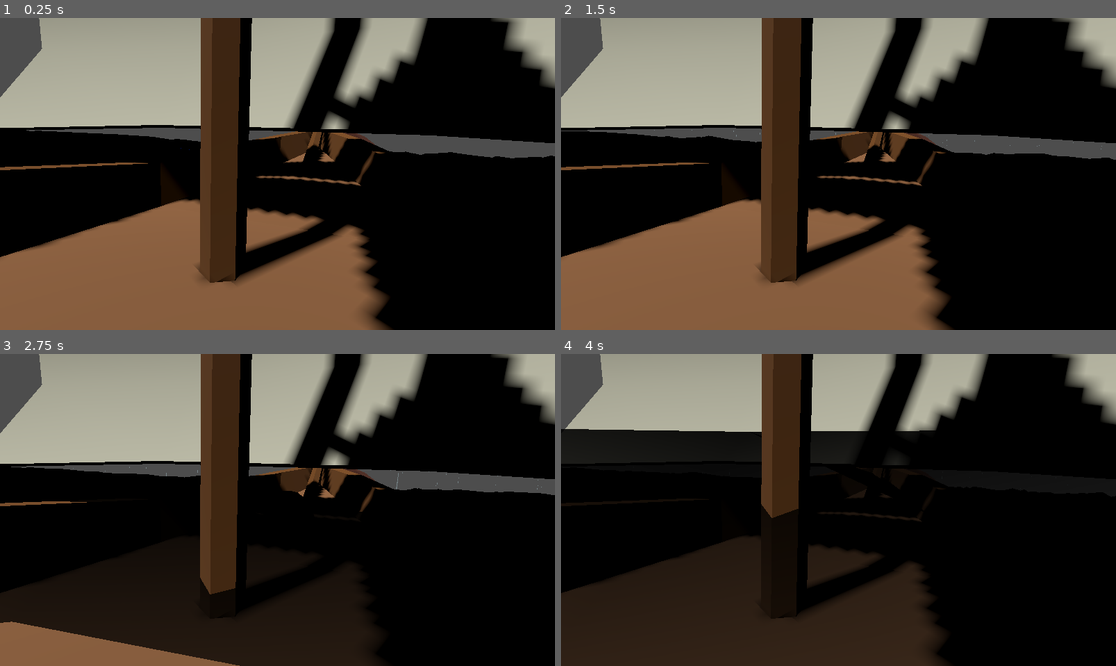
Above: before the commit, frames 1-4 (two rows, left to right).
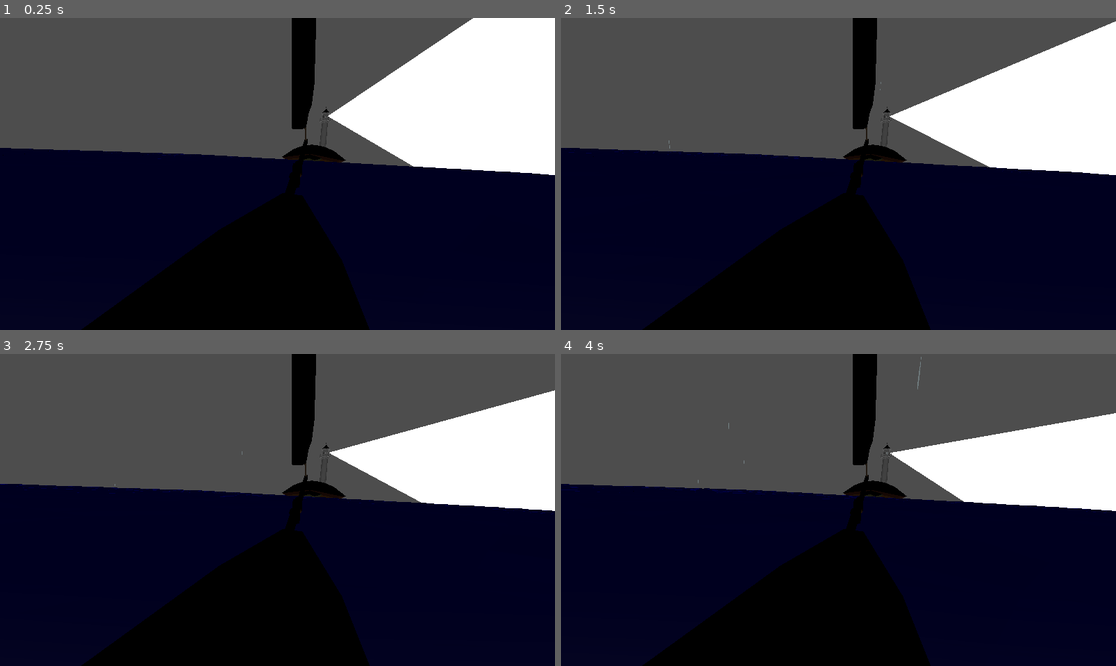
Above: after the commit, the same moments.

Repository: Salach-Malejkum/brackeys-game-jam
Game: Godot game, scene res://Scenes/enviroment.tscn
Two runs of this game, one before a commit and one after it. Both use one fixed random seed, a clock stepped at 60 frames per second and the inputs below. This scene is started directly instead of the project's main scene.
Inputs (mouse positions are in pixels of both pictures, inside the frame that each line leads up to):
- Up to frame 1 (0.25 s): no input
- Up to frame 2 (1.5 s): move the mouse to (960, 158) at 0.52 s; hold D (right) 0.53-1.28 s; hold Right mouse button (fishing) 0.53-1.28 s; tap Space (jump) at 0.77 s; move the mouse to (727, 189) at 1.27 s; hold S (down) from 1.28 s (still down); right-click (727, 189) at 1.35 s
- Up to frame 3 (2.75 s): tap Space (jump) at 1.52 s; move the mouse to (333, 441) at 2.02 s; release S (down) at 2.03 s; hold D (right) from 2.03 s (still down); hold Right mouse button (fishing) from 2.03 s (still down)
- Up to frame 4 (4 s): move the mouse to (810, 572) at 2.77 s; release D (right) at 2.78 s; release Right mouse button (fishing) at 2.78 s; hold W (up) 2.78-3.53 s; right-click (810, 572) at 2.85 s; tap Space (jump) at 3.02, 3.77 s; move the mouse to (1005, 556) at 3.52 s; hold A (left) from 3.53 s (still down); hold Right mouse button (fishing) from 3.53 s (still down)

The runs differ from the first frame. In frame 1, 95% of the frame differs, in the area x 0-100%, y 0-100%; in frame 2, 95%; in frame 3, 90%; in frame 4, 94%.

Commit message:
env finally works

Diff:
--- a/Materials/water.tres
+++ b/Materials/water.tres
@@ -3,10 +3,10 @@
 [ext_resource type="Shader" path="res://Shaders/water.gdshader" id="1_ch62t"]
 
 [sub_resource type="ShaderMaterial" id="ShaderMaterial_fwi4a"]
-render_priority = 0
+render_priority = 3
 shader = ExtResource("1_ch62t")
 shader_parameter/out_color = Color(0.0527653, 0.156896, 0.656019, 1)
-shader_parameter/amount = 1.24
+shader_parameter/amount = 1.024
 shader_parameter/beer_factor = 2.0
 
 [resource]
--- a/Scenes/enviroment.tscn
+++ b/Scenes/enviroment.tscn
@@ -7,6 +7,9 @@
 [ext_resource type="PlaneMesh" uid="uid://hmn3tgjvdi3q" path="res://Materials/water.tres" id="5_ljxfl"]
 [ext_resource type="PackedScene" uid="uid://cqxkl88v2oa3h" path="res://Art/turtle.tscn" id="6_vi53w"]
 [ext_resource type="PackedScene" uid="uid://rw73428yy0a2" path="res://Art/Sloop.fbx" id="7_276x1"]
+[ext_resource type="Script" path="res://Scripts/lantern_spinning.gd" id="7_tql7v"]
+[ext_resource type="Shader" path="res://Shaders/lantern_shit.gdshader" id="8_jowac"]
+[ext_resource type="Script" path="res://Scripts/lantern.gd" id="9_cjp33"]
 
 [sub_resource type="Curve" id="Curve_gu74s"]
 _data = [Vector2(0, 0), 0.0, 0.0, 0, 0, Vector2(0.127688, 1), 0.0, 0.0, 0, 0, Vector2(1, 0.775276), 0.0, 0.0, 0, 0]
@@ -33,24 +36,24 @@
 shader = ExtResource("2_7vwwl")
 shader_parameter/clouds_samples = 32
 shader_parameter/shadow_sample = 4
-shader_parameter/clouds_density = 0.4
+shader_parameter/clouds_density = 0.7
 shader_parameter/clouds_scale = 1.0
 shader_parameter/clouds_smoothness = 0.03
-shader_parameter/clouds_light_color = Color(0.707967, 0.707967, 0.707967, 1)
+shader_parameter/clouds_light_color = Color(0.429031, 0.429031, 0.429031, 1)
 shader_parameter/clouds_shadow_intensity = 1.0
 shader_parameter/cloud_shape_sampler = SubResource("NoiseTexture2D_0y67c")
 shader_parameter/cloud_noise_sampler = SubResource("NoiseTexture2D_l60yf")
 shader_parameter/cloud_curves = SubResource("CurveTexture_4m6nc")
 shader_parameter/high_clouds_density = 0.2
 shader_parameter/high_clouds_sampler = SubResource("NoiseTexture2D_6jc8c")
-shader_parameter/top_color = Color(0.34902, 0.588235, 1, 1)
-shader_parameter/bottom_color = Color(4.79382e-05, 0.165975, 0.533271, 1)
+shader_parameter/top_color = Color(2.26215e-06, 0.180779, 0.481921, 1)
+shader_parameter/bottom_color = Color(2.95523e-05, 0.126057, 0.427001, 1)
 shader_parameter/sun_scatter = Color(0.298039, 0.298039, 0.298039, 1)
-shader_parameter/astro_tint = Color(0.905882, 0.788235, 0.627451, 1)
+shader_parameter/astro_tint = Color(0.703512, 0.823905, 0.939543, 1)
 shader_parameter/astro_scale = 9.0
 shader_parameter/astro_intensity = 3.0
 shader_parameter/astro_sampler = ExtResource("3_r8cva")
-shader_parameter/stars_intensity = 1.6
+shader_parameter/stars_intensity = 0.0
 shader_parameter/shooting_stars_intensity = 0.0
 shader_parameter/shooting_star_tint = null
 
@@ -59,13 +62,14 @@
 
 [sub_resource type="Environment" id="Environment_vm3u5"]
 background_mode = 2
+background_energy_multiplier = 0.1
 sky = SubResource("Sky_atuqq")
 volumetric_fog_enabled = true
 volumetric_fog_density = 0.0
 
 [sub_resource type="ParticleProcessMaterial" id="ParticleProcessMaterial_wk7ng"]
 emission_shape = 3
-emission_box_extents = Vector3(100, 0.5, 100)
+emission_box_extents = Vector3(20, 0.5, 20)
 direction = Vector3(0, -1, 0)
 spread = 5.0
 initial_velocity_min = 15.0
@@ -94,19 +98,35 @@
 size = 0.3
 curve = SubResource("Curve_dl7rp")
 
+[sub_resource type="ShaderMaterial" id="ShaderMaterial_4h6b8"]
+render_priority = 0
+shader = ExtResource("8_jowac")
+
+[sub_resource type="CylinderMesh" id="CylinderMesh_hcaa2"]
+material = SubResource("ShaderMaterial_4h6b8")
+top_radius = 0.01
+bottom_radius = 0.01
+height = 0.03
+
 [node name="Enviroment" type="Node3D"]
 script = ExtResource("1_pe1sj")
 
 [node name="WorldEnvironment" type="WorldEnvironment" parent="."]
 environment = SubResource("Environment_vm3u5")
 
-[node name="DirectionalLight3D" type="DirectionalLight3D" parent="."]
-transform = Transform3D(-0.866023, -0.433016, 0.250001, 0, 0.499998, 0.866027, -0.500003, 0.749999, -0.43301, 0, 0, 0)
+[node name="Sun_Moon" type="DirectionalLight3D" parent="."]
+transform = Transform3D(-0.877983, -0.478692, -2.38175e-07, -0.255903, 0.46936, -0.845113, 0.404549, -0.741994, -0.534588, 0, 0, 0)
+light_energy = 0.1
 shadow_enabled = true
 
-[node name="GPUParticles3D" type="GPUParticles3D" parent="."]
-transform = Transform3D(1, 0, 0, 0, 1, 0, 0, 0, 1, 0, 11.796, 0)
-amount = 1
+[node name="Camera3D" type="Camera3D" parent="."]
+transform = Transform3D(-0.955633, 0.0866054, -0.281541, 0.0500134, 0.989629, 0.134661, 0.290284, 0.114606, -0.950053, -6.48461, 1.96263, 5.98505)
+fov = 100.0
+
+[node name="Rain" type="GPUParticles3D" parent="Camera3D"]
+transform = Transform3D(-0.955633, 0.0500133, 0.290284, 0.0866054, 0.989628, 0.114606, -0.281541, 0.134661, -0.950053, -0.166046, 6.40386, 6.51029)
+amount = 10000
+amount_ratio = 0.0
 lifetime = 0.67
 randomness = 0.89
 visibility_aabb = AABB(-50, -12, -50, 100, 20, 100)
@@ -115,17 +135,43 @@
 process_material = SubResource("ParticleProcessMaterial_wk7ng")
 draw_pass_1 = SubResource("RibbonTrailMesh_513cm")
 
-[node name="MeshInstance3D" type="MeshInstance3D" parent="."]
+[node name="Waves" type="MeshInstance3D" parent="Camera3D"]
+transform = Transform3D(-0.955633, 0.0500134, 0.290284, 0.0866054, 0.989629, 0.114606, -0.281541, 0.134661, -0.950053, -8.03243, -2.06659, 3.59614)
 mesh = ExtResource("5_ljxfl")
+skeleton = NodePath("../..")
 
-[node name="GPUParticlesCollisionBox3D" type="GPUParticlesCollisionBox3D" parent="MeshInstance3D"]
-size = Vector3(100, 1, 100)
-
-[node name="Camera3D" type="Camera3D" parent="."]
-transform = Transform3D(-0.955633, 0.0866055, -0.281541, 0.0500134, 0.989629, 0.134662, 0.290284, 0.114606, -0.950053, -6.48461, 0.785395, 3.9239)
+[node name="GPUParticlesCollisionBox3D" type="GPUParticlesCollisionBox3D" parent="Camera3D/Waves"]
+transform = Transform3D(1, 4.44089e-16, 0, 0, 1, 0, 3.55271e-15, -1.77636e-15, 1, -5.91296, 0, 4.79029)
+size = Vector3(20, 1, 20)
 
 [node name="Turtle" parent="." instance=ExtResource("6_vi53w")]
 transform = Transform3D(100, 0, 0, 0, 100, 0, 0, 0, 100, 0, 0, 167.637)
+script = ExtResource("7_tql7v")
+
+[node name="Lantern" type="MeshInstance3D" parent="Turtle"]
+transform = Transform3D(0.243146, 0.852553, 1.72073, -2.51131, -0.0390854, 0.550111, 0.451126, -0.677085, 2.1349, -0.10579, 0.466912, -0.02947)
+mesh = SubResource("CylinderMesh_hcaa2")
+
+[node name="SpotLight3D" type="SpotLight3D" parent="Turtle/Lantern"]
+transform = Transform3D(0.00390154, 2.71041e-05, 1.50152e-05, -3.82233e-05, 0.00915087, -0.000385535, -1.3156e-05, 0.000196307, 0.0035784, -0.00433061, -0.00310802, -0.0111212)
+light_energy = 16.0
+light_indirect_energy = 16.0
+light_size = 1.0
+light_specular = 16.0
+shadow_enabled = true
+distance_fade_enabled = true
+distance_fade_begin = 100.0
+distance_fade_length = 200.0
+spot_range = 500.0
+spot_angle = 20.0
+script = ExtResource("9_cjp33")
 
 [node name="Sloop" parent="." instance=ExtResource("7_276x1")]
 transform = Transform3D(1, 0, 0, 0, 1, 0, 0, 0, 1, -6.063, 0, 4.075)
+
+[node name="Timer" type="Timer" parent="."]
+wait_time = 5.0
+autostart = true
+
+[connection signal="timeout" from="Timer" to="." method="_on_every_timer"]
+[connection signal="timeout" from="Timer" to="Turtle" method="_on_timer_timeout"]
--- a/Scripts/enviroment.gd
+++ b/Scripts/enviroment.gd
@@ -1,12 +1,39 @@
 extends Node3D
 
+@onready var env : Environment = $WorldEnvironment.environment;
+@onready var rain : GPUParticles3D = $Camera3D/Rain;
+@onready var timer : Timer = $Timer;
+@onready var waves : MeshInstance3D = $Camera3D/Waves;
+
+var rain_ratio : float = 0.0;
+var timer_time : float = 0.1;
+var wavey : float = 0.1;
 
 # Called when the node enters the scene tree for the first time.
 func _ready() -> void:
-	pass # Replace with function body.
+	print("test")
+	timer.start(timer_time);
 
+func _on_every_timer():
+	rain.amount_ratio = rain_ratio;
+	rain_ratio += 0.0001;
+
+	env.volumetric_fog_density += 0.0001;
+
+	wavey += 0.002;
+	#print(waves.mesh.surface_get_material(0).resource_path);
+	#"res://Materials/water.tres::ShaderMaterial_fwi4a"
+	var material = waves.mesh.surface_get_material(0);
+	material.set_shader_parameter("amount", wavey);
+	#print(waves.material_overlay.resource_name);
+	#print(waves.material_override.resource_name);
+	#print(rain_ratio);
+	timer.start(timer_time);
 
 # Called every frame. 'delta' is the elapsed time since the previous frame.
 func _process(delta: float) -> void:
-	$GPUParticles3D.amount = 1000;
-	#$WorldEnvironment.volu
+	#env.sky.sky_material.Clou
+	pass
+
+func _on_timer_timeout() -> void:
+	pass # Replace with function body.
--- /dev/null
+++ b/Scripts/lantern.gd
@@ -0,0 +1,51 @@
+extends SpotLight3D
+
+@export var length: float = 200.0
+@export_range(0.0, 1.0, 0.01) var falloff: float = 1.0
+@export_range(0.0, 1.0, 0.01) var opacity: float = 0.2
+
+
+var _cone_mesh: MeshInstance3D = null
+
+
+func _ready() -> void:
+	_cone_mesh = MeshInstance3D.new()
+	var cylinder = CylinderMesh.new()
+	cylinder.material = build_material()
+
+	_cone_mesh.mesh = cylinder
+	_cone_mesh.cast_shadow = GeometryInstance3D.SHADOW_CASTING_SETTING_OFF;
+
+	add_child(_cone_mesh)
+	update_position()
+	update_cone()
+
+
+func build_material() -> StandardMaterial3D:
+	var mat = StandardMaterial3D.new()
+	mat.transparency = BaseMaterial3D.TRANSPARENCY_ALPHA
+	mat.blend_mode = BaseMaterial3D.BLEND_MODE_ADD
+	mat.shading_mode = BaseMaterial3D.SHADING_MODE_UNSHADED
+	var grad = Gradient.new()
+	grad.set_color(0, Color(light_color, opacity))
+	grad.set_color(1, Color(light_color, 0.0))
+	var grad_tex = GradientTexture2D.new()
+	grad_tex.gradient = grad
+	grad_tex.fill_from = Vector2(0.0, 0.0)
+	grad_tex.fill_to = Vector2(0.0, 0.5 * falloff)
+	mat.albedo_texture = grad_tex
+	return mat
+
+
+func update_position() -> void:
+	_cone_mesh.rotation.x = PI * 0.5
+	_cone_mesh.position.z = length * -0.5
+
+
+func update_cone() -> void:
+	var a = deg_to_rad(spot_angle)
+	var b = PI * 0.5
+	var c = PI - (a + b)
+	_cone_mesh.mesh.top_radius = 0.0
+	_cone_mesh.mesh.bottom_radius = length * sin(a) / sin(c)
+	_cone_mesh.mesh.height = length
--- /dev/null
+++ b/Scripts/lantern_spinning.gd
@@ -0,0 +1,16 @@
+extends Node3D
+
+@onready var spin_me : MeshInstance3D = $Lantern;
+
+# Called when the node enters the scene tree for the first time.
+func _ready() -> void:
+	pass # Replace with function body.
+
+# Called every frame. 'delta' is the elapsed time since the previous frame.
+func _process(delta: float) -> void:
+	pass # Replace with function body.
+
+func _on_timer_timeout() -> void:
+	#spin_me.transform.rotated(Vector3(0, 1, 0), 20.0);
+	spin_me.rotate_y(0.03);
+	#print(spin_me.rotation_degrees);
--- /dev/null
+++ b/Shaders/lantern_shit.gdshader
@@ -0,0 +1,14 @@
+shader_type spatial;
+
+void vertex() {
+	// Called for every vertex the material is visible on.
+}
+
+void fragment() {
+	// Called for every pixel the material is visible on.
+}
+
+//void light() {
+	// Called for every pixel for every light affecting the material.
+	// Uncomment to replace the default light processing function with this one.
+//}
Not shown: 1 places in Scenes/enviroment.tscn that only renumber resources
